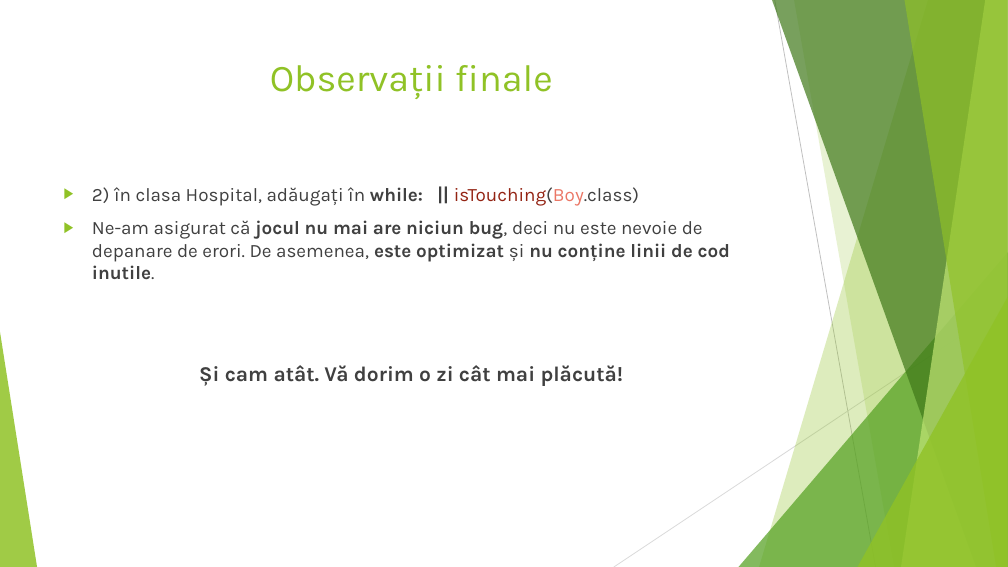
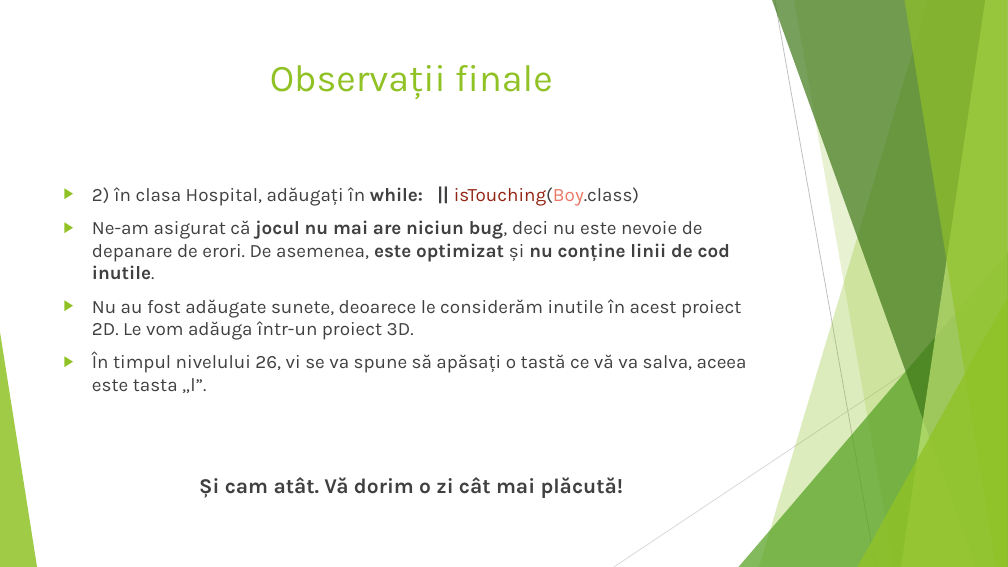
Before and after one commit to minealex2244/Fasty, a slide deck: slide 8 of Fasty.pptx. Drawn at 1008x567 pixels with LibreOffice and Linux fonts; fonts in the diff are those of the drawing. Boxes give left, top, right and bottom in pixels: in the first picture for what was removed or moved away, otherwise in the second. Text is boxed around its words. In the diff, an @@ line names an element or a change of style, - is before the commit and + after.

```diff
--- a/Fasty.pptx
+++ b/Fasty.pptx
@@ text at (92, 299, 747, 393): paragraphs added @@
+▶ Nu au fost adăugate sunete, deoarece le considerăm inutile în acest proiect 2D. Le vom adăuga într-un proiect 3D.
+▶ În timpul nivelului 26, vi se va spune să apăsați o tastă ce vă va salva, aceea este tasta „l”.
```
Also in this commit, not shown: 1 other slide changed.
